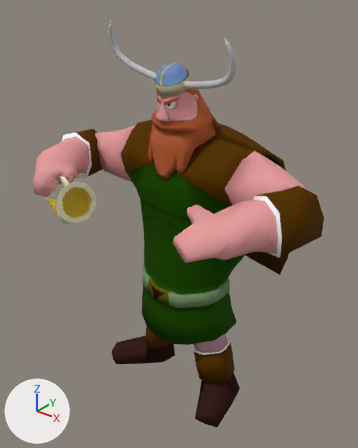
One commit to the OBJ model assets/Animacion/Vikingo/Celebracion/vikingoCelebracion_000447.obj: the scene before it, then after it.
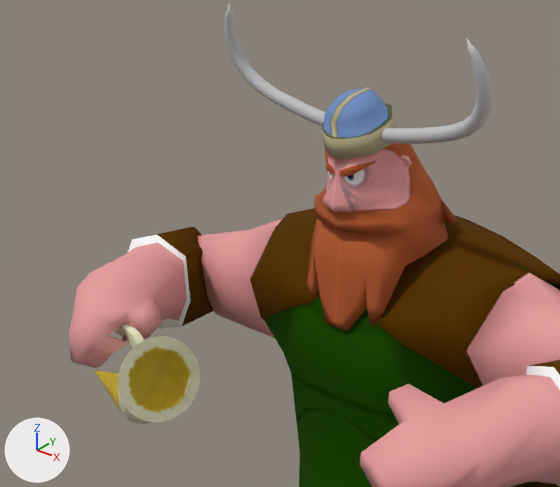
The first picture shows the older version from a 50 mm camera at (5.05, -5.81, 7.29) aimed at (0.06, 0.43, 3.42). The close-ups show both versions on the part from 0% to 75% of the width and 4% to 57% of the height of that picture. The axes (+X, +Y, +Z) are drawn at lower left. The lights are the same throughout. Where no turn or scale is listed for an object, it has been applied to the vertices.

The first close-up shows 'Vilkingo_ikingoH', 'jarra_jarraH'.
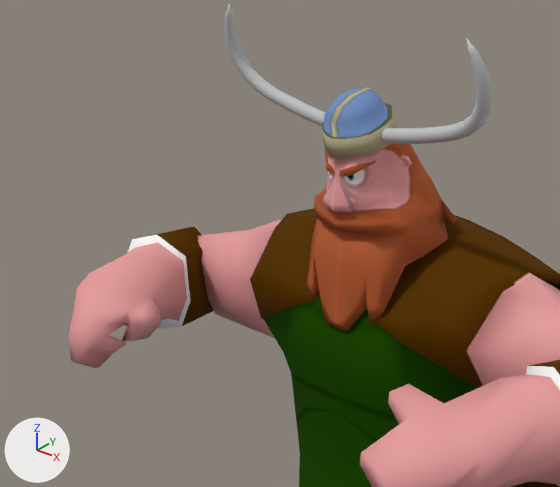
Changed parts and their boxes (x1, y1, x2, y2) in the close-ups (560 x 487 px):
'jarra_jarraH', deleted: before (94, 324, 200, 424)

What changed in the scene script:
```text
Remove ob_jarra_jarrah:
    ob_jarra_jarrah = bpy.data.objects.new('jarra_jarraH', me_jarra_jarrah)
    ob_jarra_jarrah.location = (0.0, 0.0, 0.0)
```
